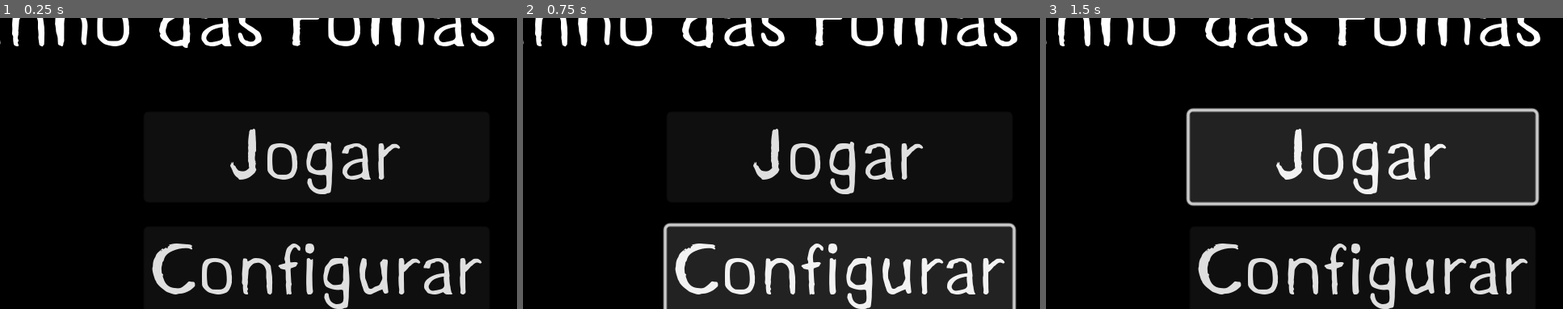
Above: before the commit, frames 1-3 (left to right).
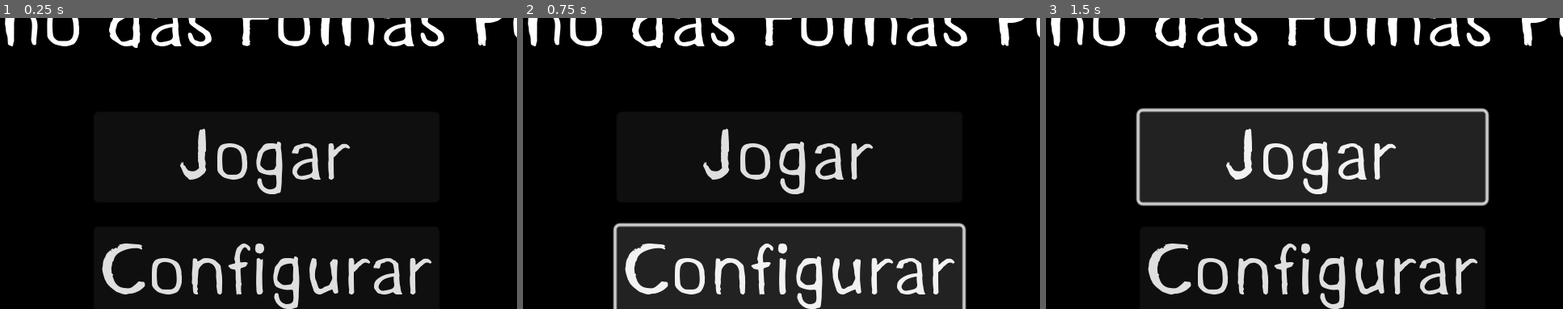
Above: after the commit, the same moments.

Repository: TechnoDark-ti/Projeto-CA-ADA-PELA-VERDADE
Game: Godot game, scene res://cenas/menu_main.tscn
Same seed, same stepped clock (60 frames per second), same inputs: the game is played once before the commit and once after it. This scene is started directly instead of the project's main scene.
Inputs:
- Up to frame 1 (0.25 s): no input
- Up to frame 2 (0.75 s): click "Configurar" at 0.5 s
- Up to frame 3 (1.5 s): click "Jogar" at 1.25 s

The runs differ from the first frame. In frame 1, 13% of the frame differs, in the area x 0-100%, y 0-100%; in frame 2, 19%; in frame 3, 20%.

Commit message:
Update menu_main.tscn

Diff:
--- a/cenas/menu_main.tscn
+++ b/cenas/menu_main.tscn
@@ -58,9 +58,9 @@
 anchor_top = 0.5
 anchor_right = 0.5
 anchor_bottom = 0.5
-offset_left = -336.0
+offset_left = -367.0
 offset_top = -335.5
-offset_right = 314.0
+offset_right = 283.0
 offset_bottom = 323.5
 grow_horizontal = 2
 grow_vertical = 2
@@ -89,20 +89,20 @@
 theme_override_constants/separation = 15
 alignment = 1
 
-[node name="Play" type="Button" parent="MainContainer/HContainer/VContainer"]
+[node name="Play" type="Button" parent="MainContainer/HContainer/VContainer" groups=["button"]]
 layout_mode = 2
 theme_override_fonts/font = ExtResource("1_4onsk")
 theme_override_font_sizes/font_size = 45
 text = "Jogar"
 
-[node name="Configure" type="Button" parent="MainContainer/HContainer/VContainer"]
+[node name="Configure" type="Button" parent="MainContainer/HContainer/VContainer" groups=["button"]]
 layout_mode = 2
 theme_override_fonts/font = ExtResource("1_4onsk")
 theme_override_font_sizes/font_size = 45
 text = "Configurar
 "
 
-[node name="Exit" type="Button" parent="MainContainer/HContainer/VContainer"]
+[node name="Exit" type="Button" parent="MainContainer/HContainer/VContainer" groups=["button"]]
 layout_mode = 2
 theme_override_fonts/font = ExtResource("1_4onsk")
 theme_override_font_sizes/font_size = 45
